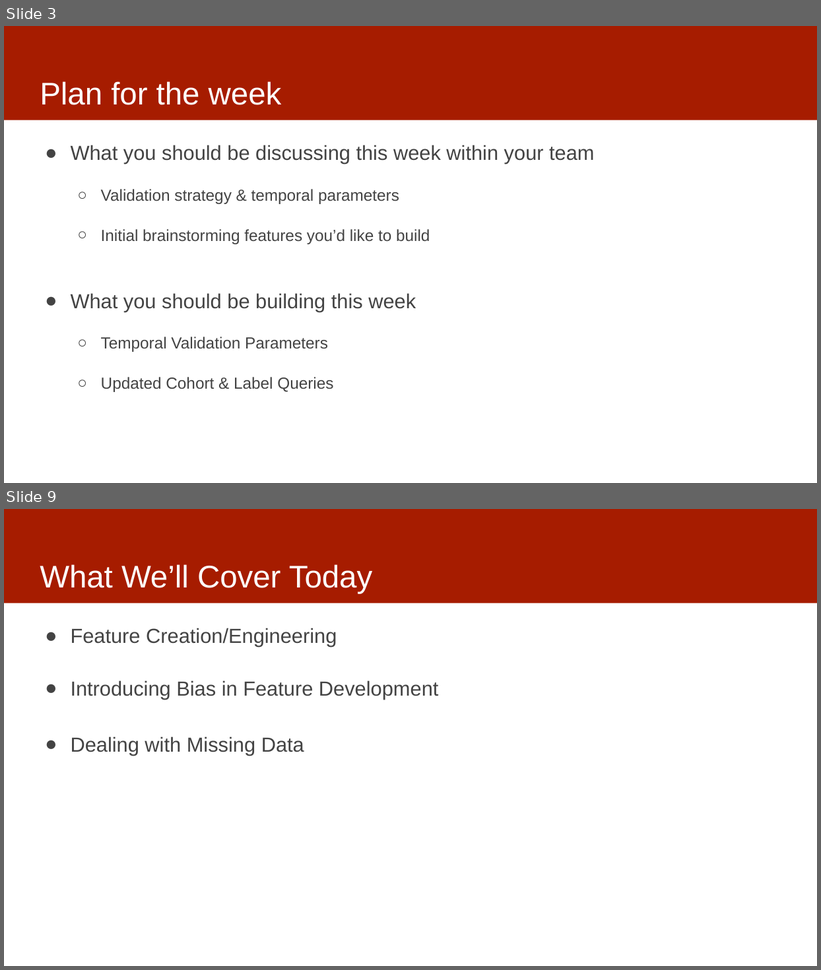
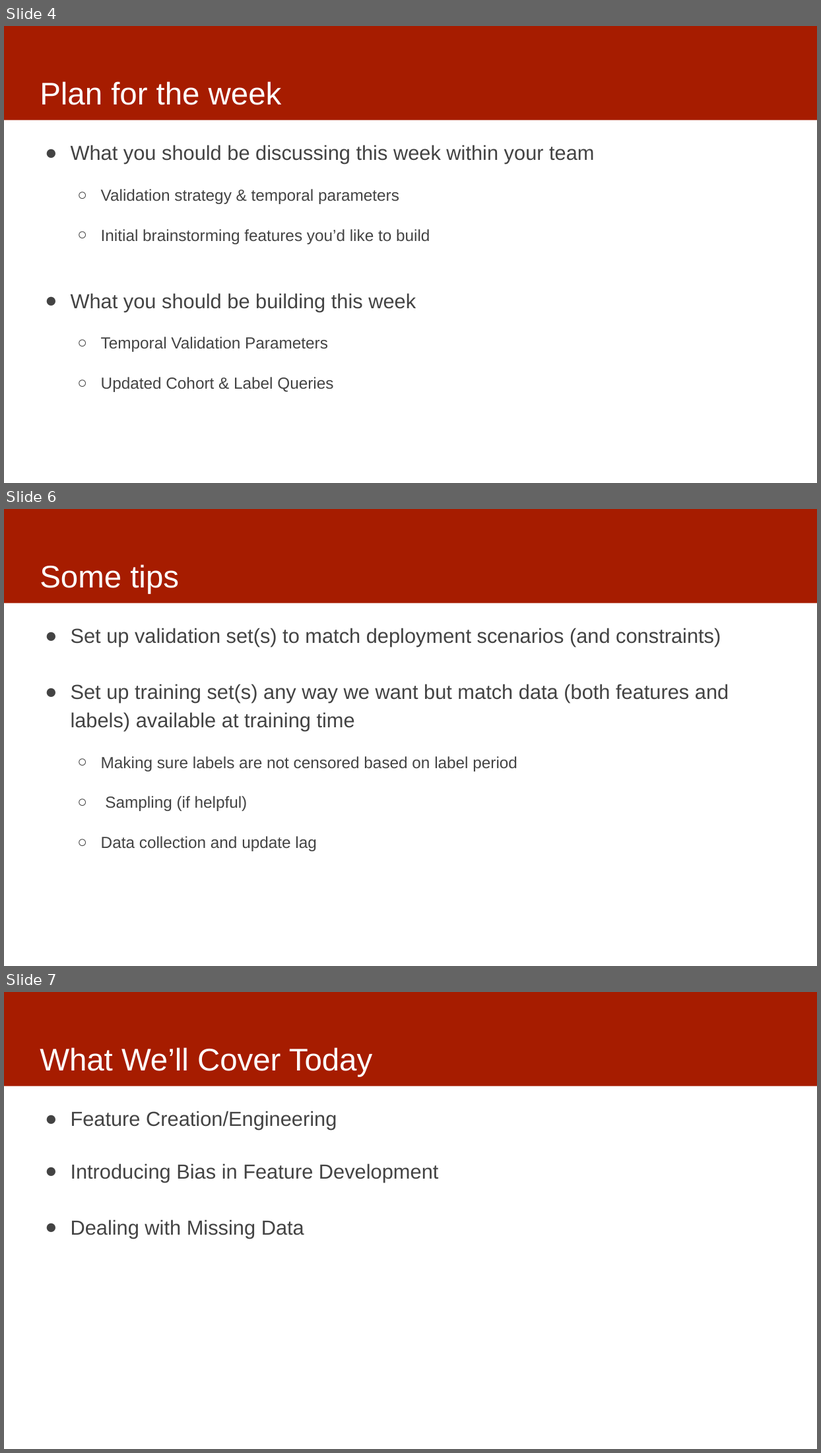
Before and after one commit to dssg/mlforpublicpolicylab, a slide deck: Lectures/12-features-and-imputation.pptx. Shown one above the other, each under a label of ours: slides 3 and 9 before the commit, slides 4, 6 and 7 after it; the slides between them are not shown. The pictures are 821x970 and 821x1453 pixels, drawn with LibreOffice and Linux fonts; fonts in the diff are those of the drawing. Boxes give left, top, right and bottom in pixels: in the first picture for what was removed or moved away, otherwise in the second. Text is boxed around its words. In the diff, an @@ line names an element or a change of style, - is before the commit and + after.

```diff
--- a/Lectures/12-features-and-imputation.pptx
+++ b/Lectures/12-features-and-imputation.pptx
@@ slide 6 added at (4,509,817,966), background #FFFFFF; not listed: 1 template element that a slide beside it also shows @@
@@ title added at (40,564,179,594), 37 pt, text #FFFFFF @@
+Some tips
@@ text added at (71,628,729,852), 24 pt, text #434343 @@
+● Set up validation set(s) to match deployment scenarios (and constraints)
+● Set up training set(s) any way we want but match data (both features and labels) available at training time
+  ○ Making sure labels are not censored based on label period
+  ○ Sampling (if helpful)
+  ○ Data collection and update lag
@@ what was slide 3 is now slide 4 @@
@@ what was slide 9 is now slide 7 @@
```
Also in this commit, not shown: 3 slides changed, 3 slides removed.
